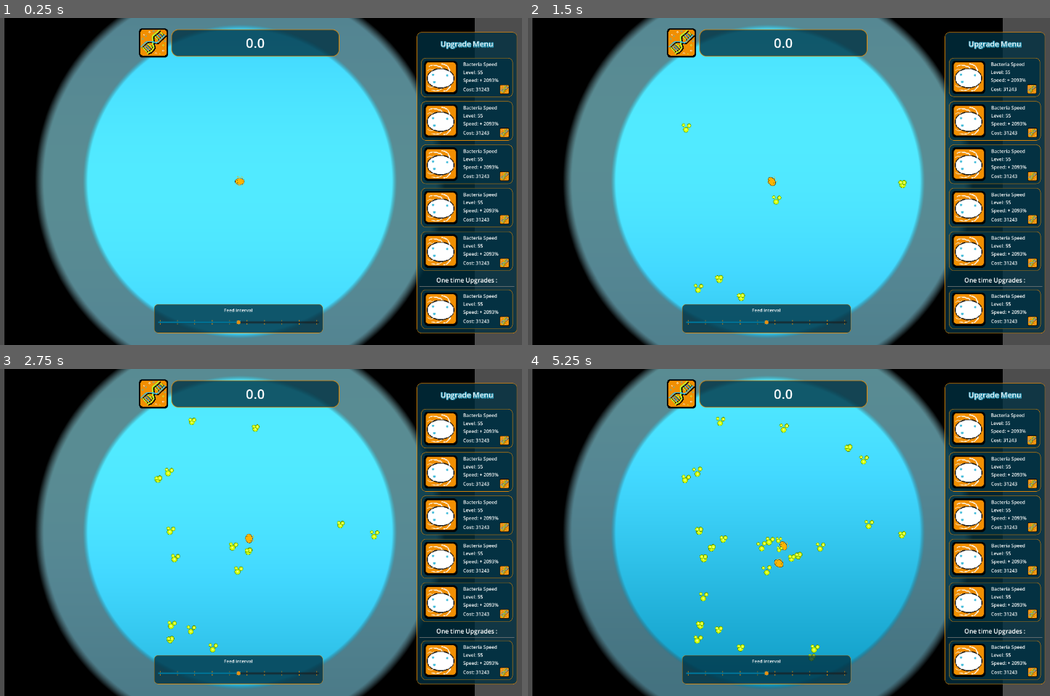
Above: before the commit, frames 1-4 (two rows, left to right).
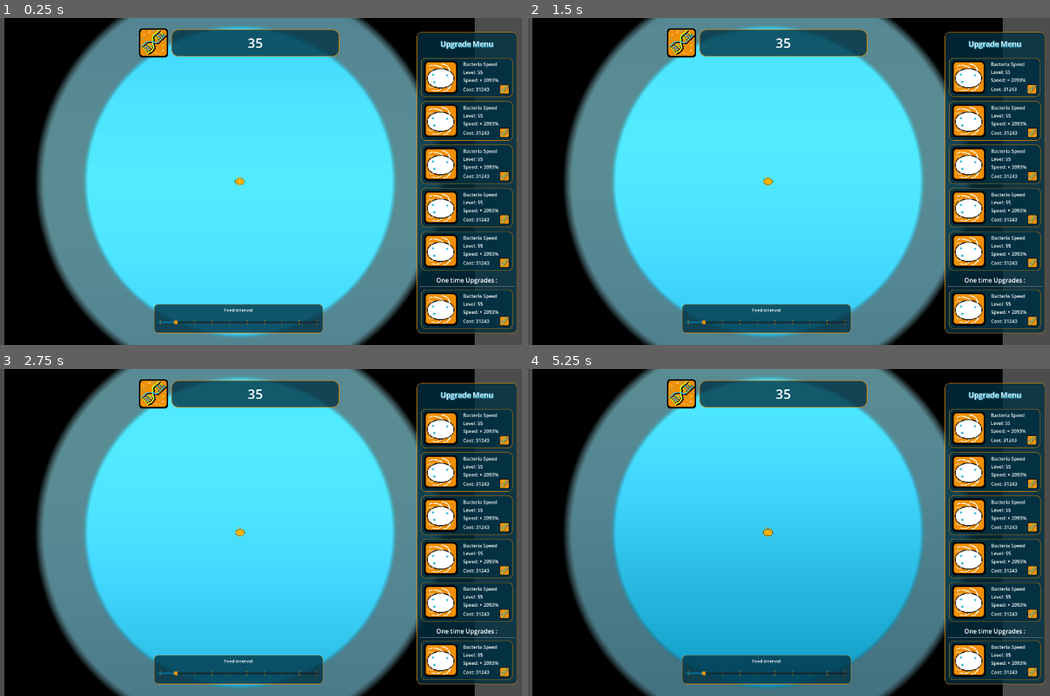
Above: after the commit, the same moments.

Repository: MisterIXI/chili-code-jam-4
Game: Godot game, scene res://entities/game/game_scene.tscn
Two runs of this game, one before a commit and one after it. Both use one fixed random seed, a clock stepped at 60 frames per second and the inputs below. The project has no main scene, so this scene is started directly. The engine's default icon, where the game draws it, is replaced by a stand-in: a white triangle on a blue panel in a dark square.
Inputs (mouse positions are in pixels of both pictures, inside the frame that each line leads up to):
- Up to frame 1 (0.25 s): no input
- Up to frame 2 (1.5 s): tap Enter at 0.5 s; move the mouse to (783, 44) at 0.52 s; hold D (move_right) 0.53-1.28 s; tap 1 (hotkey_1) at 0.6, 1.35 s; click (783, 44) at 0.67 s; move the mouse to (653, 197) at 1.27 s; hold Down (move_backward) from 1.28 s (still down)
- Up to frame 3 (2.75 s): move the mouse to (297, 460) at 2.02 s; release Down (move_backward) at 2.03 s; hold D (move_right) from 2.03 s (still down); tap 1 (hotkey_1) at 2.1 s
- Up to frame 4 (5.25 s): move the mouse to (736, 597) at 2.77 s; release D (move_right) at 2.78 s; hold W (move_forward) 2.78-3.53 s; tap 1 (hotkey_1) every 0.75 s from 2.85 to 5.1 s; click (736, 597) at 2.92 s; move the mouse to (940, 581) at 3.52 s; hold A (move_left) 3.53-5.03 s; move the mouse to (595, 483) at 4.27 s; move the mouse to (799, 532) at 5.02 s; hold Down (move_backward) from 5.03 s (still down); click (799, 532) at 5.17 s

The runs differ from the first frame. In frame 1, 0.2% of the frame differs, in the area x 33-51%, y 6-94%; in frame 2, 0.4%; in frame 3, 0.7%; in frame 4, 1.1%, in the area x 29-73%, y 6-94%.
Error after the commit: Parse Error: Used tab character for indentation instead of space as used before in the file. (res://autoload/game_data.gd:64)

Commit message:
scientific notation formatter added

Diff:
--- a/autoload/food_manager.gd
+++ b/autoload/food_manager.gd
@@ -8,16 +8,19 @@
 #privates
 const FOOD_MULT: int = 3
 @onready var timer : Timer = $Timer
+var food_cd: float = 0.5
+var food_per_sec: float = 10
 
 func get_food_rate() -> float:
 	return timer.wait_time * FOOD_MULT
 
 func _ready() -> void:
-	timer.timeout.connect(_on_timer_timeout)
+	# timer.timeout.connect(_on_timer_timeout)
 
 	GameUi.food_slider_changed.connect(_on_food_interval_change)
-
-
+	GameUi._food_slider.min_value = 0
+	GameUi._food_slider.max_value = 100
+	GameUi._food_slider.value = 10
 
 func _on_timer_timeout() ->void:
 	next_cycle()
--- a/autoload/game_data.gd
+++ b/autoload/game_data.gd
@@ -60,3 +60,33 @@
 func increase_dna(_value : float) ->void:
     player_progress["dna_currency"] += _value
     dna_changed.emit(player_progress["dna_currency"])
+
+static func num_to_scientific(value: float, decimal_count: int = 3) -> String:
+	var is_negative = false
+	# handle negative values
+	if value < 0:
+		value *= -1
+		is_negative = true
+
+	var exponent: float= 0.0
+	var mantissa: float= value
+
+	if value == 0.0:
+		return " 0." + "0".repeat(decimal_count) + "e+0  "
+
+	while mantissa < 1.0:
+		mantissa *= 10.0
+		exponent -= 1
+
+	while mantissa > 10.0:
+		mantissa /= 10.0
+		exponent += 1
+
+	# format text
+	var mantissa_str = "%.*f" % [decimal_count, mantissa]
+	var result = mantissa_str + "e" + "%+-4d" % exponent
+	if is_negative:
+		result = "-" + result
+	else:
+		result = " " + result
+	return result
--- a/entities/game/game_scene.tscn
+++ b/entities/game/game_scene.tscn
@@ -52,12 +52,12 @@
 	for i in range(points):
 		polygon.append(curr_vec)
 		curr_vec = curr_vec.rotated(angle_step)
-	polygon.append(curr_vec - Vector2.RIGHT * 0.0001)
+	polygon.append(curr_vec - Vector2.RIGHT * 0.001)
 	curr_vec = curr_vec.normalized() * (curr_vec.length() + thickness)
 	for i in range(points):
 		polygon.append(curr_vec)
 		curr_vec = curr_vec.rotated(-angle_step)
-	polygon.append(curr_vec - Vector2.RIGHT * 0.0001)
+	polygon.append(curr_vec - Vector2.RIGHT * 0.001)
 	col_polygon.set(\"polygon\", PackedVector2Array(polygon))
 
 "
@@ -110,10 +110,10 @@
 physics_material_override = SubResource("PhysicsMaterial_plbgc")
 
 [node name="CollisionPolygon2D" type="CollisionPolygon2D" parent="Cage" unique_id=1594278643]
-polygon = PackedVector2Array(0, -1000, 406.73663, -913.5454, …(253 unchanged characters)… 465, -669.1305, -406.73654, -913.5453, -3.896484e-05, -999.99976, 7.934571e-05, -1299.9998, -528.75745, -1187.6089, -966.088, -869.8696, -1236.3732, -401.72202, -1292.878, 135.88696, -1125.8325, 649.9998, -764.12036, 1051.7217, -270.2849, 1271.5913, 270.28522, 1271.5912, 764.1206, 1051.7214, 1125.8325, 649.99945, 1292.8777, 135.88669, 1236.3727, -401.72205, 966.0876, -869.8694, 528.75714, -1187.6084, -0.00028310547, -1299.9991)
+polygon = PackedVector2Array(0, -1000, 406.73663, -913.5454, …(253 unchanged characters)… 465, -669.1305, -406.73654, -913.5453, -0.0009389649, -999.99976, 8.5449225e-05, -1399.9998, -569.43115, -1278.9634, -1040.4026, -936.7826, -1331.4788, -432.6236, -1392.3302, 146.3399, -1212.435, 699.9999, -822.8989, 1132.6234, -291.0761, 1369.4061, 291.07642, 1369.4061, 822.8992, 1132.6233, 1212.4352, 699.99963, 1392.3301, 146.33963, 1331.4785, -432.62375, 1040.4021, -936.78253, 569.4308, -1278.963, -0.0012441407, -1399.9993)
 
 [node name="Shape_builder" type="Node" parent="Cage/CollisionPolygon2D" unique_id=1862804710]
 script = SubResource("GDScript_bjl4v")
 radius = 1000
-thickness = 300
+thickness = 400
 points = 15
